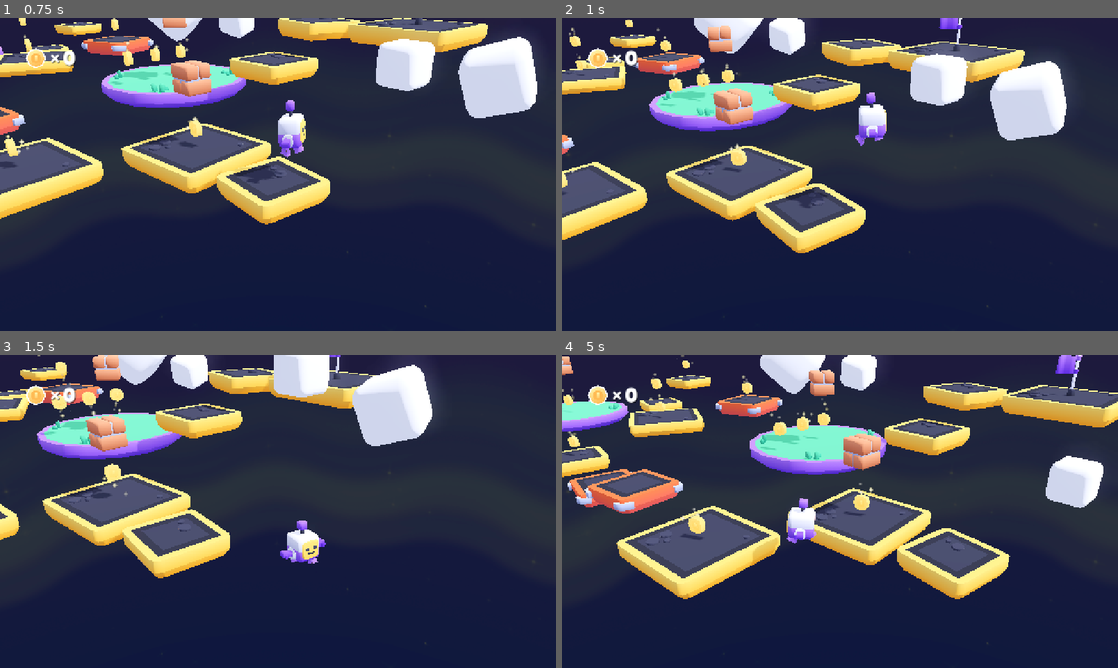
Above: before the commit, frames 1-4 (two rows, left to right).
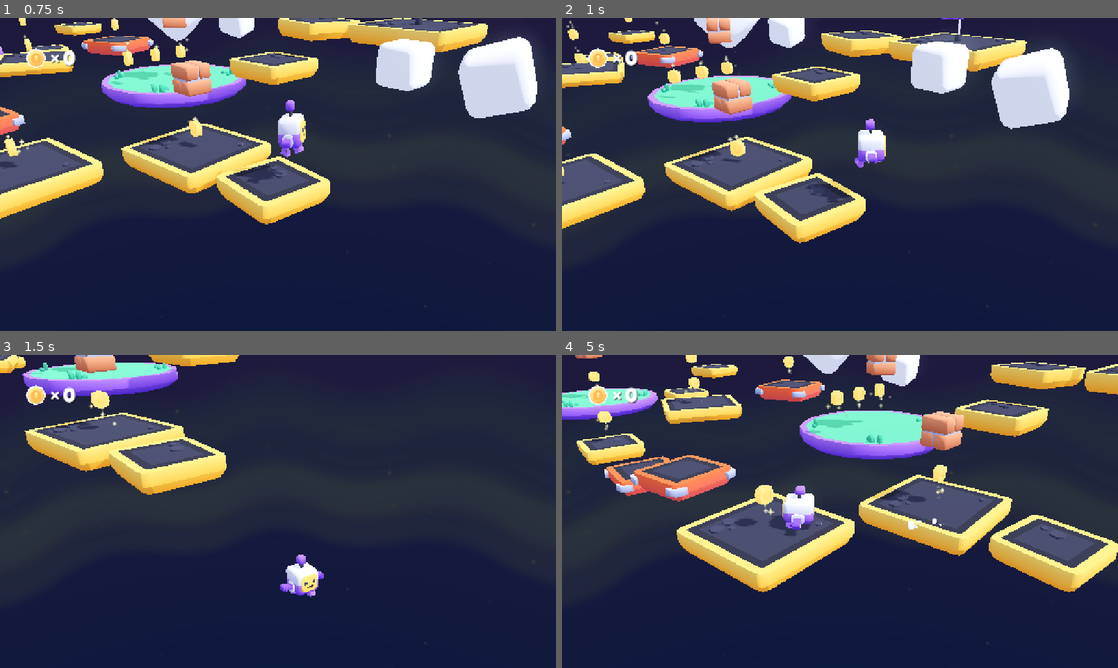
Above: after the commit, the same moments.

Repository: victorlvl47/3d-platformer-obby
Game: Godot game, scene res://scenes/main.tscn
The game is run twice, just before and just after one commit, with the same random seed, the same clock (stepped at 60 frames per second) and the same inputs.
Inputs (mouse positions are in pixels of both pictures, inside the frame that each line leads up to):
- Up to frame 1 (0.75 s): move the mouse to (400, 158) at 0.52 s; hold D (move_right) from 0.53 s (still down); tap Space (jump) at 0.6 s; click (400, 158) at 0.67 s
- Up to frame 2 (1 s): keep holding D (move_right); tap Space (jump) at 0.77 s
- Up to frame 3 (1.5 s): tap Space (jump) at 1.07, 1.35 s; move the mouse to (166, 527) at 1.27 s; release D (move_right) at 1.28 s; hold S (move_back) from 1.28 s (still down)
- Up to frame 4 (5 s): tap Space (jump) at 1.52, 1.82, 2.1, 2.85, 3.02, 3.32, 3.6, 3.77, 4.07, 4.35, 4.52, 4.82 s; move the mouse to (895, 442) at 2.02 s; release S (move_back) at 2.03 s; hold D (move_right) 2.03-2.78 s; move the mouse to (812, 574) at 2.77 s; hold W (move_forward) 2.78-3.53 s; click (812, 574) at 2.92 s; move the mouse to (1006, 558) at 3.52 s; hold A (move_left) from 3.53 s (still down); move the mouse to (673, 464) at 4.27 s

Frame 1 is identical in both runs. In frame 2, 23% of the frame differs, in the area x 0-92%, y 0-76%; in frame 3, 25%; in frame 4, 45%, in the area x 0-100%, y 0-78%.

Commit message:
Make double jump optional

Diff:
--- a/scripts/player.gd
+++ b/scripts/player.gd
@@ -8,6 +8,7 @@
 @export_subgroup("Properties")
 @export var movement_speed = 250
 @export var jump_strength = 7
+@export var allow_double_jump := false
 
 var movement_velocity: Vector3
 var rotation_direction: float
@@ -16,7 +17,7 @@
 var previously_floored = false
 
 var jump_single = true
-var jump_double = true
+var jump_double = false
 
 var coins = 0
 
@@ -124,7 +125,7 @@
 
 	if Input.is_action_just_pressed("jump"):
 
-		if jump_single or jump_double:
+		if jump_single or (allow_double_jump and jump_double):
 			jump()
 
 # Handle gravity
@@ -136,6 +137,7 @@
 	if gravity > 0 and is_on_floor():
 
 		jump_single = true
+		jump_double = false
 		gravity = 0
 
 # Jumping
@@ -150,7 +152,7 @@
 
 	if jump_single:
 		jump_single = false;
-		jump_double = true;
+		jump_double = allow_double_jump;
 	else:
 		jump_double = false;
 
